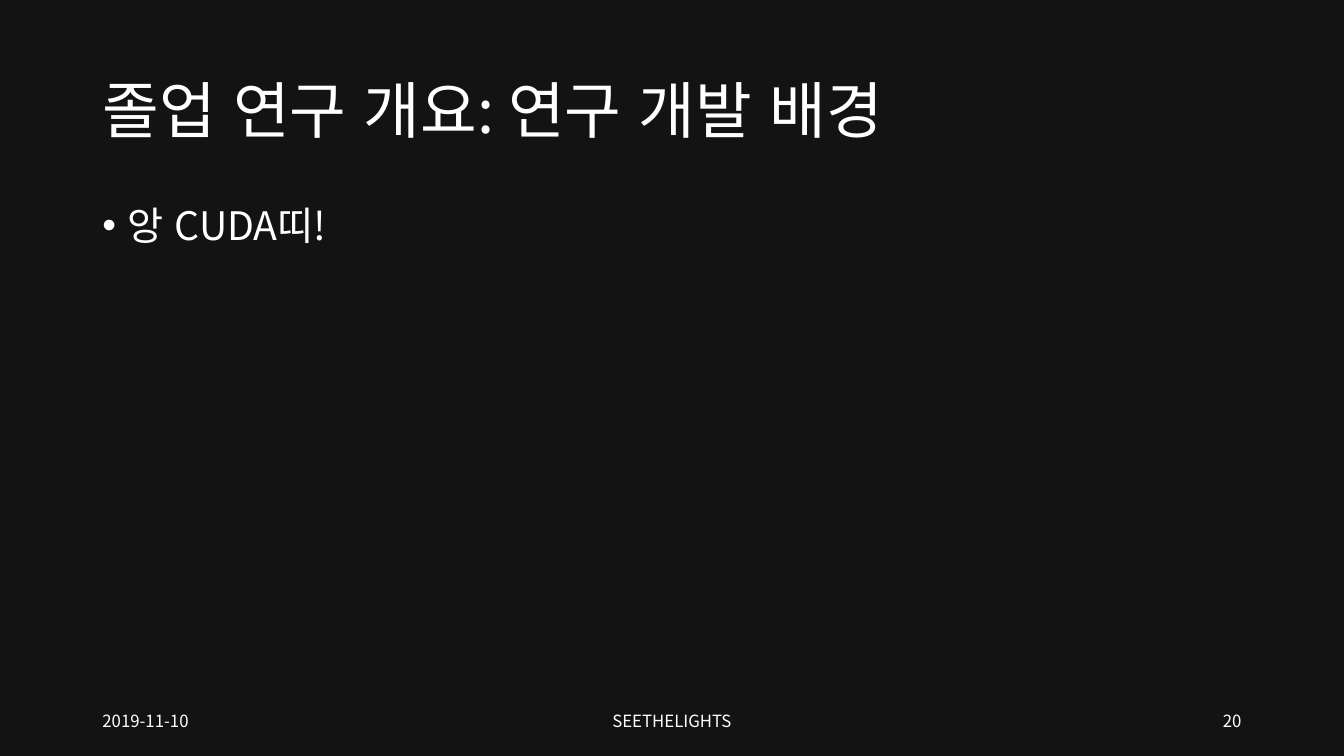
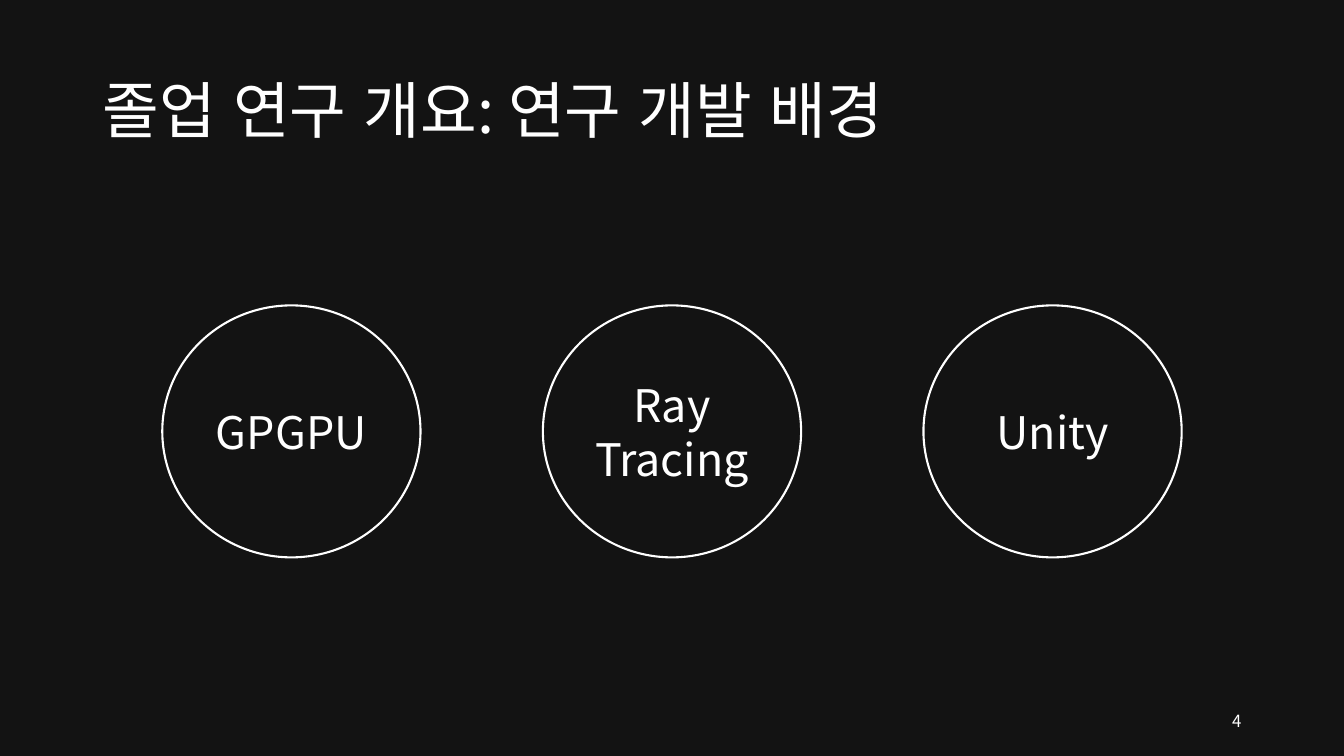
Before and after one commit to SEETHELGIHT/CapstonePlanning, a slide deck: slide 4 of doc/GPU-Accelerated_Ray_Tracing.pptx (slide 20 before the commit). Drawn at 1344x756 pixels with LibreOffice and Linux fonts; fonts in the diff are those of the drawing. Boxes give left, top, right and bottom in pixels: in the first picture for what was removed or moved away, otherwise in the second. Text is boxed around its words. In the diff, an @@ line names an element or a change of style, - is before the commit and + after.

```diff
--- a/doc/GPU-Accelerated_Ray_Tracing.pptx
+++ b/doc/GPU-Accelerated_Ray_Tracing.pptx
@@ text removed at [128, 207, 327, 243] @@
-• 앙 CUDA띠!
@@ ellipse added at [162, 306, 420, 558], outline #FFFFFF 1.5 pt, 32 pt, text #FFFFFF @@
+GPGPU
@@ ellipse added at [543, 306, 802, 558], outline #FFFFFF 1.5 pt, 32 pt, text #FFFFFF @@
+Ray
+Tracing
@@ ellipse added at [924, 306, 1182, 558], outline #FFFFFF 1.5 pt, 32 pt, text #FFFFFF @@
+Unity
@@ text removed at [102, 714, 188, 727] @@
-2019-11-10
@@ text removed at [612, 714, 731, 727] @@
-SEETHELIGHTS
@@ page number at [1232, 714, 1241, 727]: text changed @@
-20
+4
```
Also in this commit, not shown: 19 other slides changed, 5 slides added, 2 slides removed.
